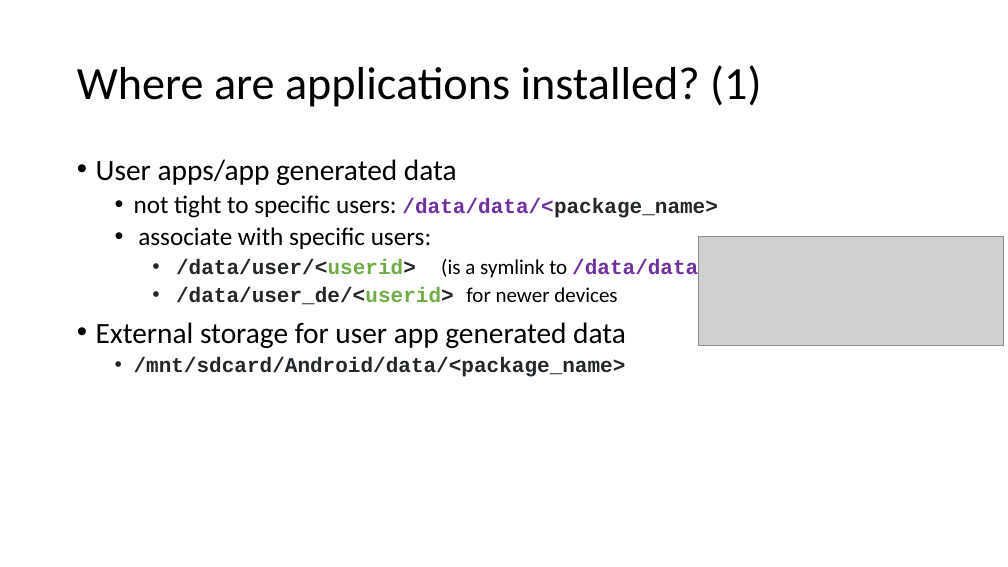
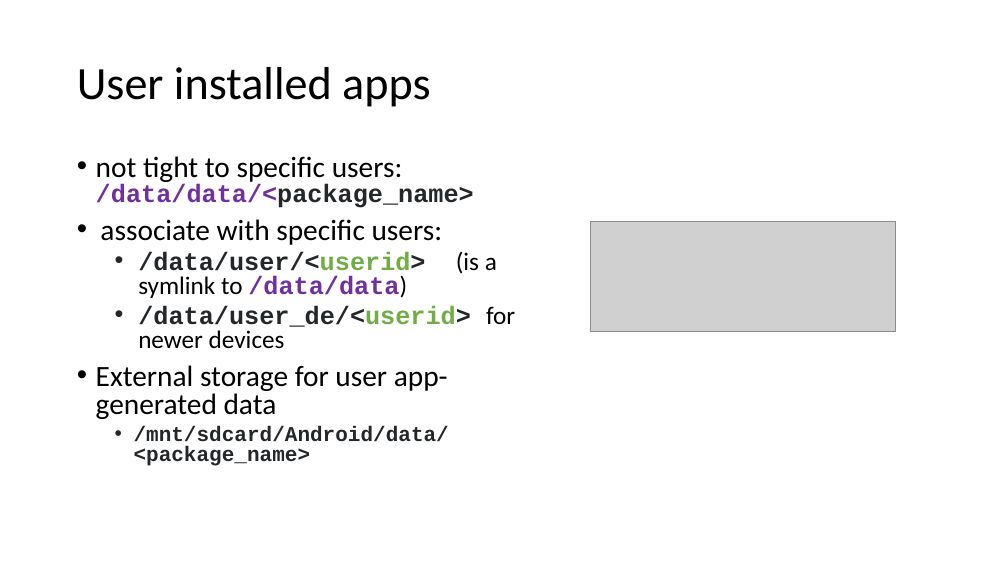
Before and after one commit to frankwxu/digital-forensics-lab, a slide deck: slide 17 of Andriod10/1_Pixel3_Image.pptx. Drawn at 1008x567 pixels with LibreOffice and Linux fonts; fonts in the diff are those of the drawing; grey boxes stand for pictures; background and template pictures are left out. Boxes give left, top, right and bottom in pixels: in the first picture for what was removed or moved away, otherwise in the second. Text is boxed around its words. In the diff, an @@ line names an element or a change of style, - is before the commit and + after.

```diff
--- a/Andriod10/1_Pixel3_Image.pptx
+++ b/Andriod10/1_Pixel3_Image.pptx
@@ title at box(77, 67, 431, 107): text changed @@
-Where are applications installed? (1)
+User installed apps
@@ text at box(96, 159, 457, 185): paragraph removed @@
-• User apps/app generated data
@@ text at box(96, 156, 515, 466): size 24 to 28 pt in "not tight to specific users:", "associate with specific users:"; size 20 to 24 pt in "/data/data/<package_name>", "/data/user/<userid> (is a symlink to /data/data)", "/data/user_de/<userid> for newer devices"; list level 2 to 1 in "not tight to specific users: ..."; line spacing 0.9 to 0.8; list level 2 to 1 in "associate with specific users:"; list level 3 to 2 in "/data/user/<userid> (is a symlink to ..."; list level 3 to 2 in "/data/user_de/<userid> for newer devices" @@
@@ picture: place and size @@
-picture at box(699, 236, 1004, 346)
+picture at box(590, 222, 895, 331)
@@ text at box(96, 365, 448, 419): text changed @@
-• External storage for user app generated data
+• External storage for user app-generated data
```
Also in this commit, not shown: 14 other slides changed, 1 other file.
